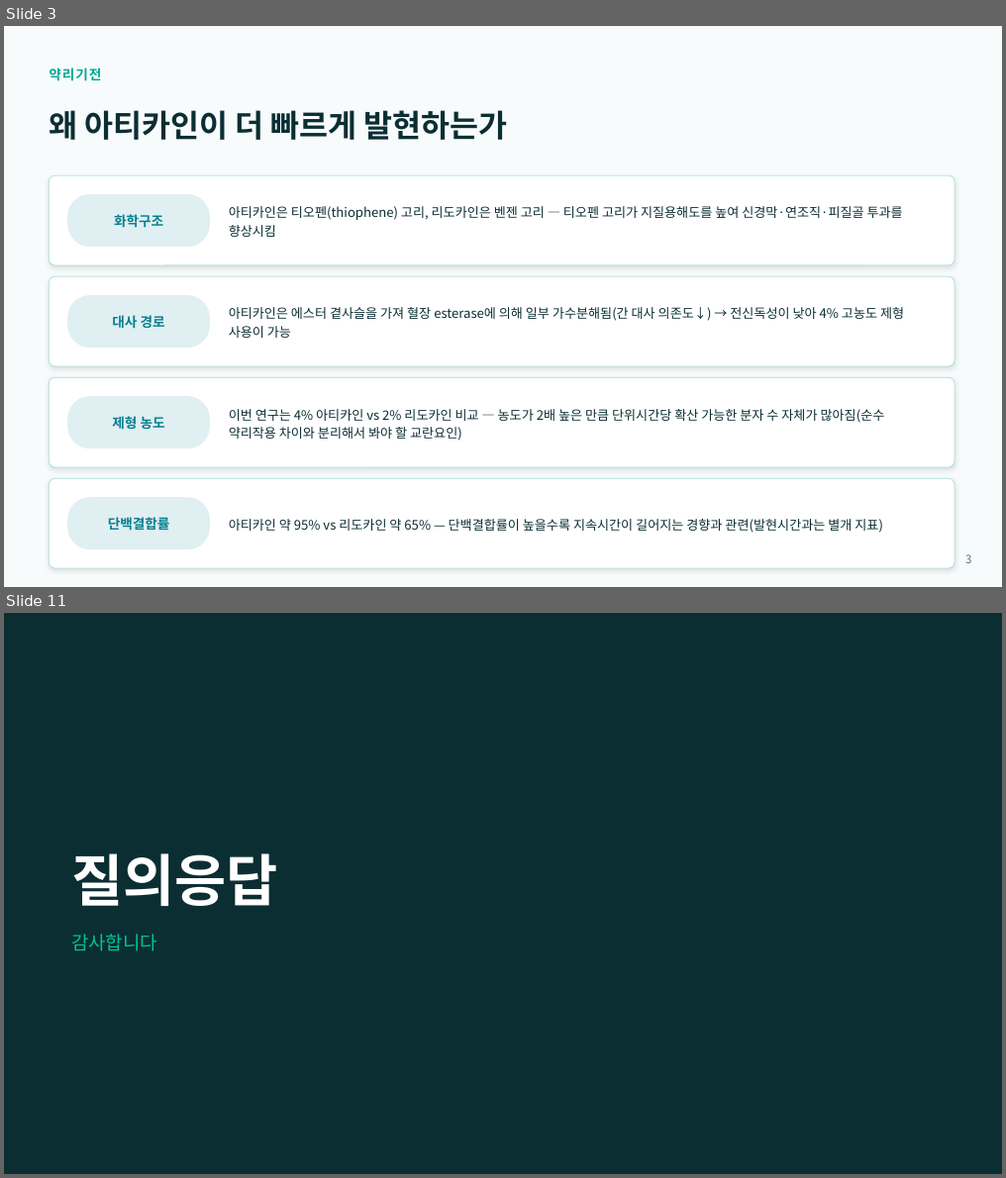
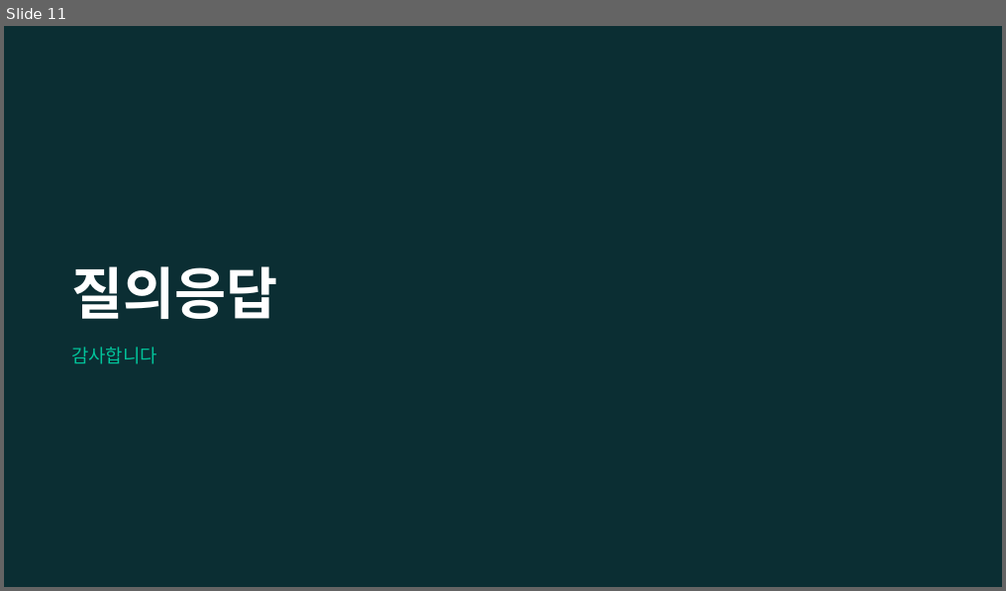
Before and after one commit to yojokem/-, a slide deck: 치과약리학실험2-논문발표/치과약리학실험2_논문발표.pptx. Shown one above the other, each under a label of ours: slides 3 and 11 before the commit, slide 11 after it; the slides between them are not shown. The pictures are 1006x1178 and 1006x591 pixels, drawn with LibreOffice and Linux fonts; fonts in the diff are those of the drawing. Boxes give left, top, right and bottom in pixels: in the first picture for what was removed or moved away, otherwise in the second. Text is boxed around its words. In the diff, an @@ line names an element or a change of style, - is before the commit and + after.

```diff
--- a/치과약리학실험2-논문발표/치과약리학실험2_논문발표.pptx
+++ b/치과약리학실험2-논문발표/치과약리학실험2_논문발표.pptx
@@ slide 3 removed at bbox=[4, 26, 1002, 587], background #F7FBFB @@
@@ text removed at bbox=[49, 68, 101, 81] @@
-약리기전
@@ text removed at bbox=[49, 110, 508, 140] @@
-왜 아티카인이 더 빠르게 발현하는가
@@ rounded rectangle removed at bbox=[49, 175, 954, 266] @@
@@ rounded rectangle removed at bbox=[67, 194, 210, 247] @@
@@ text removed at bbox=[114, 214, 163, 228] @@
-화학구조
@@ text removed at bbox=[229, 206, 903, 237] @@
-아티카인은 티오펜(thiophene) 고리, 리도카인은 벤젠 고리 — 티오펜 고리가 지질용해도를 높여 신경막·연조직·피질골 투과를 향상시킴
@@ rounded rectangle removed at bbox=[49, 276, 954, 367] @@
@@ rounded rectangle removed at bbox=[67, 295, 210, 348] @@
@@ text removed at bbox=[112, 315, 165, 329] @@
-대사 경로
@@ text removed at bbox=[229, 307, 904, 338] @@
-아티카인은 에스터 곁사슬을 가져 혈장 esterase에 의해 일부 가수분해됨(간 대사 의존도↓) → 전신독성이 낮아 4% 고농도 제형 사용이 가능
@@ rounded rectangle removed at bbox=[49, 377, 954, 468] @@
@@ rounded rectangle removed at bbox=[67, 396, 210, 449] @@
@@ text removed at bbox=[229, 409, 885, 441] @@
-이번 연구는 4% 아티카인 vs 2% 리도카인 비교 — 농도가 2배 높은 만큼 단위시간당 확산 가능한 분자 수 자체가 많아짐(순수 약리작용 차이와 분리해서 봐야 할 교란요인)
@@ text removed at bbox=[112, 416, 165, 430] @@
-제형 농도
@@ rounded rectangle removed at bbox=[49, 478, 954, 569] @@
@@ rounded rectangle removed at bbox=[67, 497, 210, 550] @@
@@ text removed at bbox=[108, 517, 170, 530] @@
-단백결합률
@@ text removed at bbox=[229, 519, 883, 533] @@
-아티카인 약 95% vs 리도카인 약 65% — 단백결합률이 높을수록 지속시간이 길어지는 경향과 관련(발현시간과는 별개 지표)
@@ text removed at bbox=[965, 555, 971, 564] @@
-3
```
Also in this commit, not shown: 6 slides changed, 4 slides added, 3 other slides removed.
